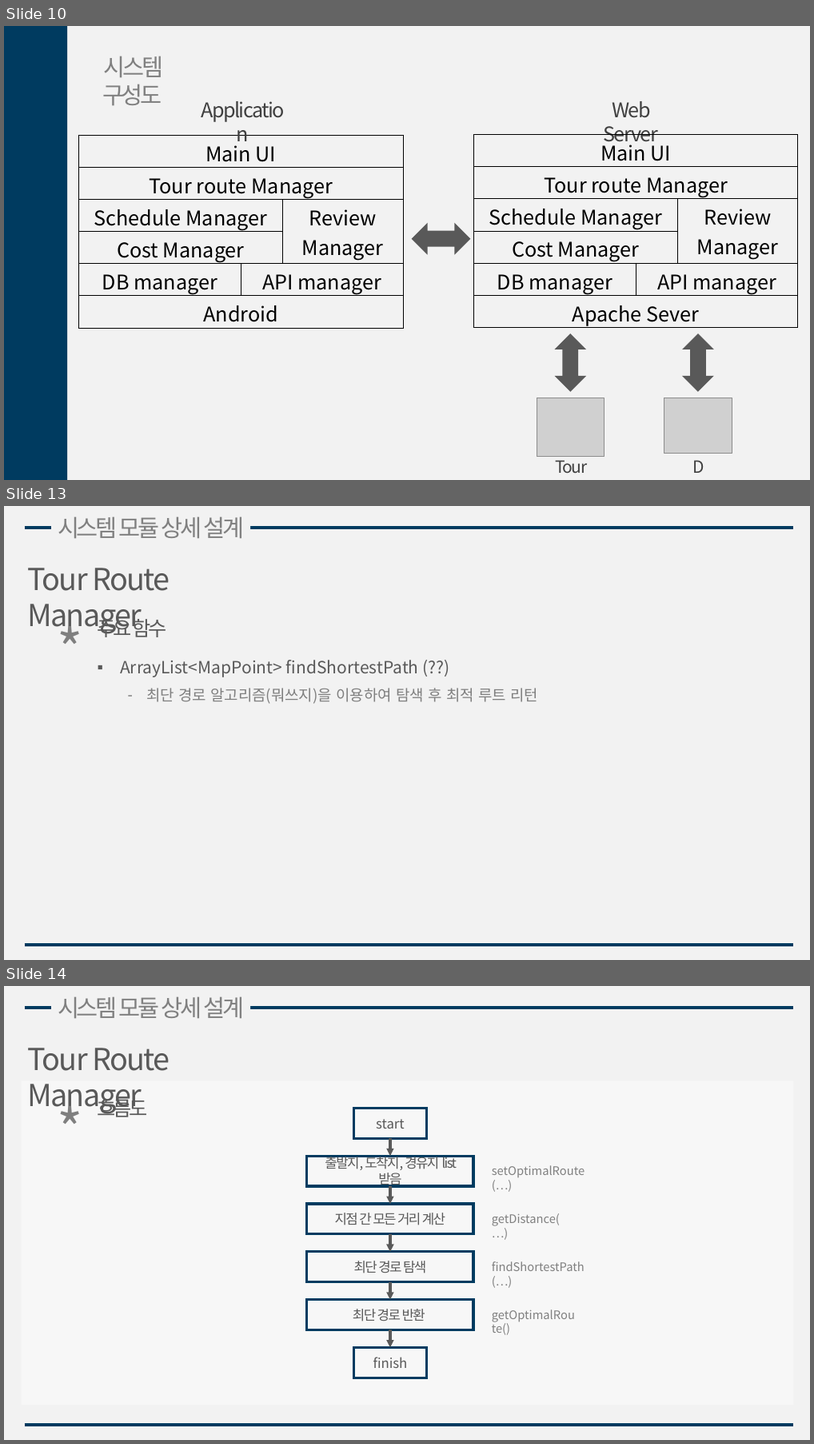
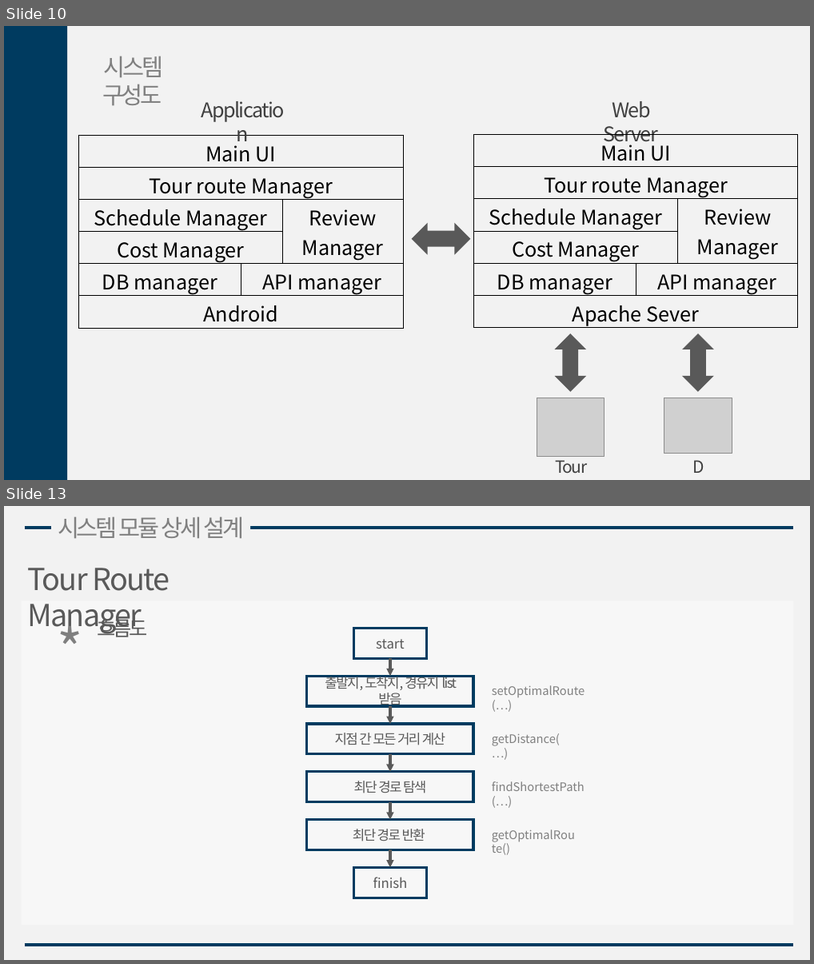
Before and after one commit to gmlrud1211/project, a slide deck: document/설계서.pptx. Shown one above the other, each under a label of ours: slides 10, 13 and 14 before the commit, slides 10 and 13 after it; the slides between them are not shown. The pictures are 814x1444 and 814x964 pixels, drawn with LibreOffice and Linux fonts; fonts in the diff are those of the drawing; grey boxes stand for pictures. Boxes give left, top, right and bottom in pixels: in the first picture for what was removed or moved away, otherwise in the second. Text is boxed around its words. In the diff, an @@ line names an element or a change of style, - is before the commit and + after.

```diff
--- a/document/설계서.pptx
+++ b/document/설계서.pptx
@@ slide 13 removed at <box>4,506,810,960</box>, background #F2F2F2 @@
@@ line removed from (25, 527) to (794, 527) @@
@@ text removed at <box>58,517,244,538</box> @@
-시스템 모듈 상세 설계
@@ text removed at <box>27,568,170,635</box> @@
-Tour Route Manager
@@ text removed at <box>52,612,107,677</box> @@
-*
@@ text removed at <box>98,615,167,637</box> @@
-주요 함수
@@ text removed at <box>120,660,538,704</box> @@
-▪ ArrayList<MapPoint> findShortestPath (??)
-  – 최단 경로 알고리즘(뭐쓰지)을 이용하여 탐색 후 최적 루트 리턴
@@ line removed from (25, 944) to (794, 944) @@
@@ what was slide 14 is now slide 13 @@
```
Also in this commit, not shown: 3 slides changed, 1 other file.
